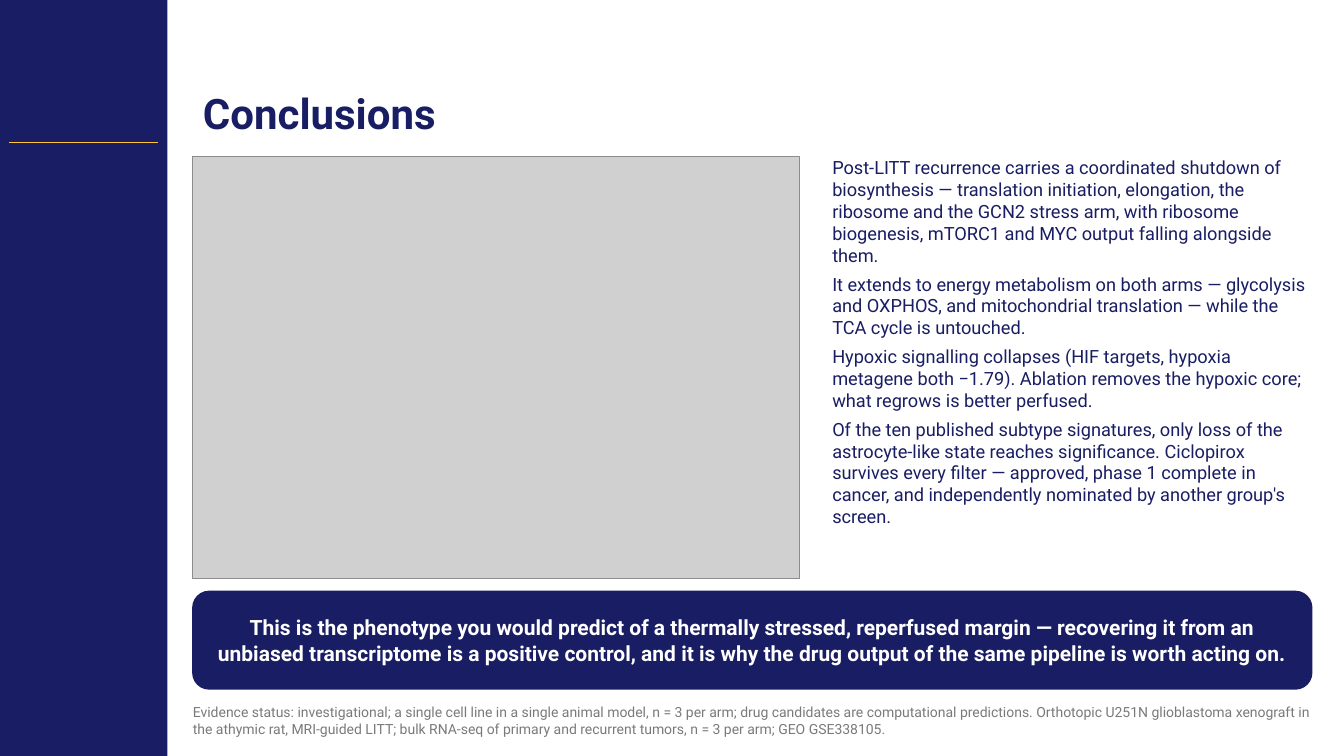
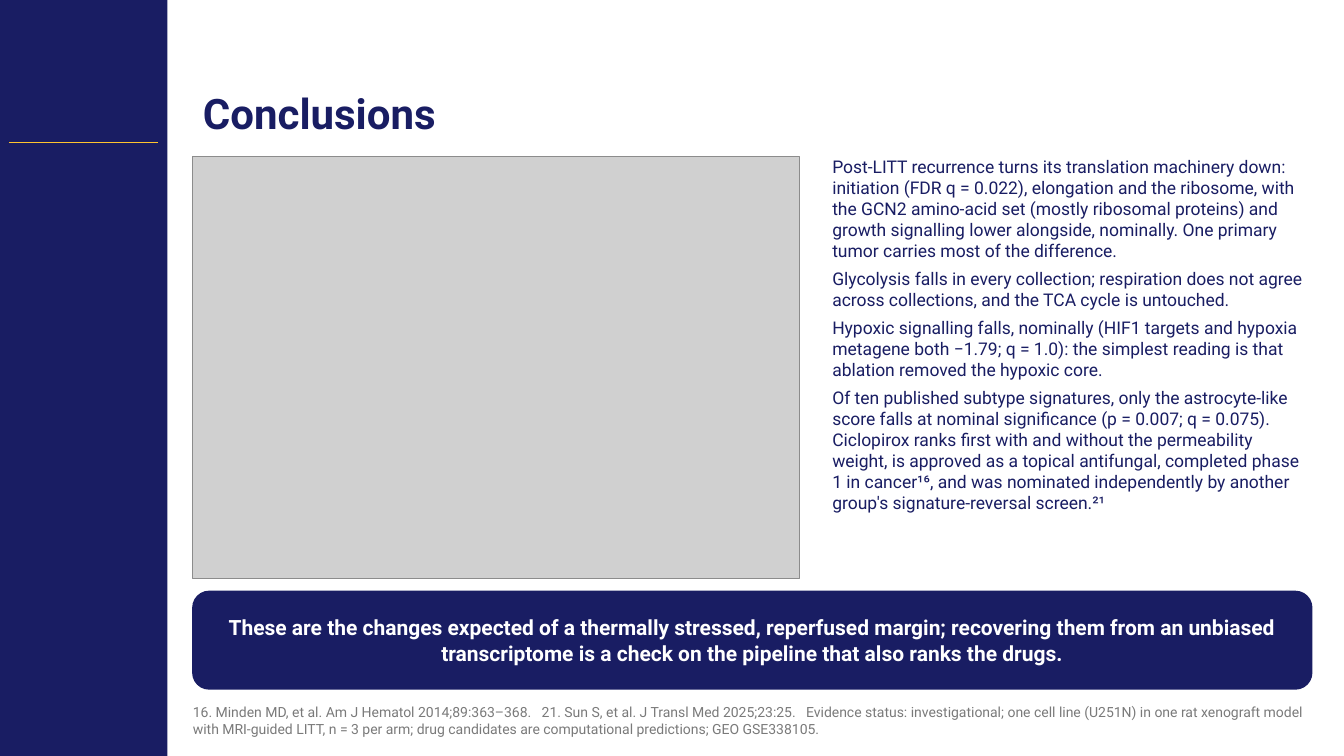
Before and after one commit to Gregory-Schwing-MD-PhD/u251-xenograft-rat-RNASeq-study, a slide deck: slide 23 of SLIDES/CNS2026_Schwing_Abstract418_CNStemplate.pptx (slide 17 before the commit). Drawn at 1344x756 pixels with LibreOffice and Linux fonts; fonts in the diff are those of the drawing; grey boxes stand for pictures; background and template pictures are left out. Boxes give left, top, right and bottom in pixels: in the first picture for what was removed or moved away, otherwise in the second. Text is boxed around its words. In the diff, an @@ line names an element or a change of style, - is before the commit and + after.

```diff
--- a/SLIDES/CNS2026_Schwing_Abstract418_CNStemplate.pptx
+++ b/SLIDES/CNS2026_Schwing_Abstract418_CNStemplate.pptx
@@ text at (832, 160, 1303, 513): text changed; size 13 to 12.5 pt @@
-Post-LITT recurrence carries a coordinated shutdown of biosynthesis — translation initiation, elongation, the ribosome and the GCN2 stress arm, with ribosome biogenesis, mTORC1 and MYC output falling alongside them.
-It extends to energy metabolism on both arms — glycolysis and OXPHOS, and mitochondrial translation — while the TCA cycle is untouched.
-Hypoxic signalling collapses (HIF targets, hypoxia metagene both −1.79). Ablation removes the hypoxic core; what regrows is better perfused.
-Of the ten published subtype signatures, only loss of the astrocyte-like state reaches significance. Ciclopirox survives every filter — approved, phase 1 complete in cancer, and independently nominated by another group's screen.
+Post-LITT recurrence turns its translation machinery down: initiation (FDR q = 0.022), elongation and the ribosome, with the GCN2 amino-acid set (mostly ribosomal proteins) and growth signalling lower alongside, nominally. One primary tumor carries most of the difference.
+Glycolysis falls in every collection; respiration does not agree across collections, and the TCA cycle is untouched.
+Hypoxic signalling falls, nominally (HIF1 targets and hypoxia metagene both −1.79; q = 1.0): the simplest reading is that ablation removed the hypoxic core.
+Of ten published subtype signatures, only the astrocyte-like score falls at nominal significance (p = 0.007; q = 0.075). Ciclopirox ranks first with and without the permeability weight, is approved as a topical antifungal, completed phase 1 in cancer¹⁶, and was nominated independently by another group's signature-reversal screen.²¹
@@ text in rounded rectangle at (229, 619, 1275, 666): text changed @@
-This is the phenotype you would predict of a thermally stressed, reperfused margin — recovering it from an unbiased transcriptome is a positive control, and it is why the drug output of the same pipeline is worth acting on.
+These are the changes expected of a thermally stressed, reperfused margin; recovering them from an unbiased transcriptome is a check on the pipeline that also ranks the drugs.
@@ text at (193, 706, 1303, 737): text changed @@
-Evidence status: investigational; a single cell line in a single animal model, n = 3 per arm; drug candidates are computational predictions. Orthotopic U251N glioblastoma xenograft in the athymic rat, MRI-guided LITT; bulk RNA-seq of primary and recurrent tumors, n = 3 per arm; GEO GSE338105.
+16. Minden MD, et al. Am J Hematol 2014;89:363–368. 21. Sun S, et al. J Transl Med 2025;23:25. Evidence status: investigational; one cell line (U251N) in one rat xenograft model with MRI-guided LITT, n = 3 per arm; drug candidates are computational predictions; GEO GSE338105.
```
Also in this commit, not shown: 16 other slides changed, 7 slides added, 1 slide removed, 51 other files.
